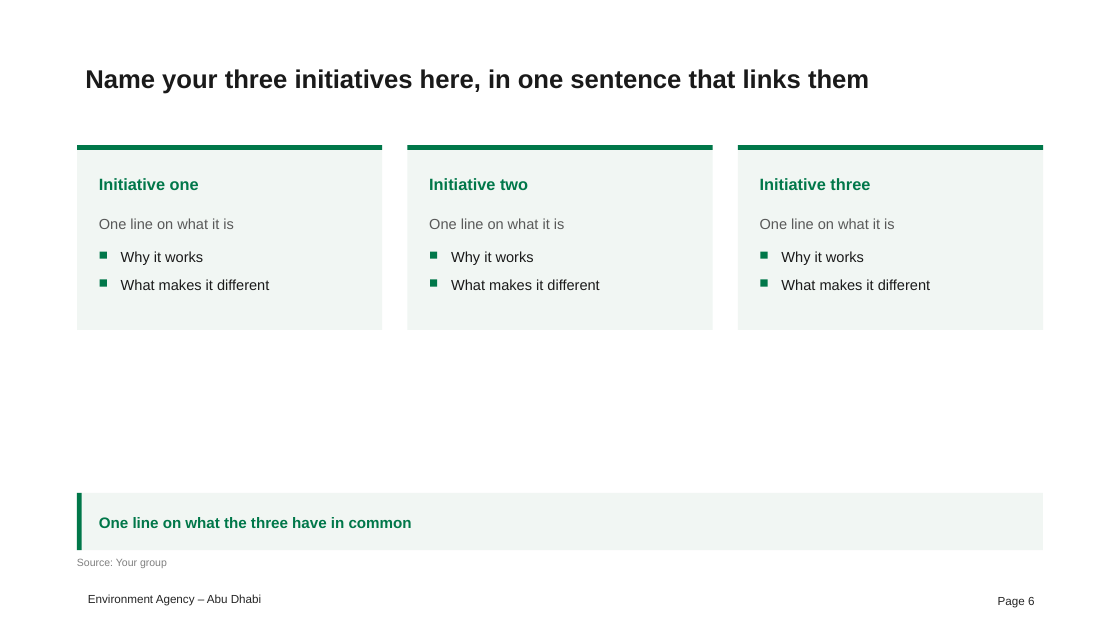
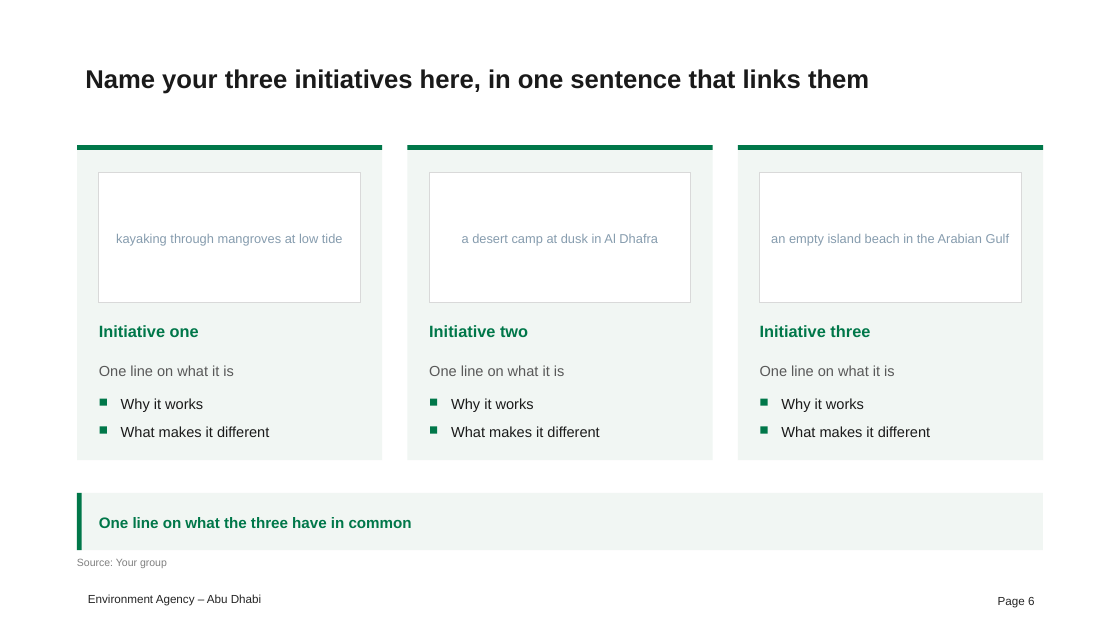
Before and after one commit to simonedoro/EAD_Presentation-development, a slide deck: slide 6 of starter-decks/05 Ecotourism - starter deck.pptx. Drawn at 1120x630 pixels with LibreOffice and Linux fonts; fonts in the diff are those of the drawing; background and template pictures are left out. Boxes give left, top, right and bottom in pixels: in the first picture for what was removed or moved away, otherwise in the second. Text is boxed around its words. In the diff, an @@ line names an element or a change of style, - is before the commit and + after.

```diff
--- a/starter-decks/05 Ecotourism - starter deck.pptx
+++ b/starter-decks/05 Ecotourism - starter deck.pptx
@@ rectangle resized from (x1=77, y1=145, x2=382, y2=330) to (x1=77, y1=145, x2=382, y2=460) @@
@@ rectangle resized from (x1=408, y1=145, x2=712, y2=330) to (x1=408, y1=145, x2=712, y2=460) @@
@@ rectangle resized from (x1=738, y1=145, x2=1043, y2=330) to (x1=738, y1=145, x2=1043, y2=460) @@
@@ rectangle added at (x1=99, y1=172, x2=360, y2=302), fill #FFFFFF, outline #D9D9D9 0.75 pt @@
@@ rectangle added at (x1=429, y1=172, x2=691, y2=302), fill #FFFFFF, outline #D9D9D9 0.75 pt @@
@@ rectangle added at (x1=760, y1=172, x2=1021, y2=302), fill #FFFFFF, outline #D9D9D9 0.75 pt @@
@@ text added at (x1=116, y1=234, x2=343, y2=246), 11 pt, text #869CAE @@
+kayaking through mangroves at low tide
@@ text added at (x1=462, y1=234, x2=658, y2=246), 11 pt, text #869CAE @@
+a desert camp at dusk in Al Dhafra
@@ text added at (x1=771, y1=234, x2=1010, y2=246), 11 pt, text #869CAE @@
+an empty island beach in the Arabian Gulf
@@ 3 rectangles moved together from (x1=100, y1=280, x2=768, y2=287) to (x1=100, y1=398, x2=768, y2=406) @@
@@ 3 rectangles moved together from (x1=100, y1=251, x2=768, y2=259) to (x1=100, y1=427, x2=768, y2=434) @@
@@ 12 texts moved together from (x1=99, y1=178, x2=930, y2=290) to (x1=99, y1=325, x2=930, y2=437) @@
```
Also in this commit, not shown: 3 other slides changed, 2 slides added, 2 slides removed, 21 other files.
